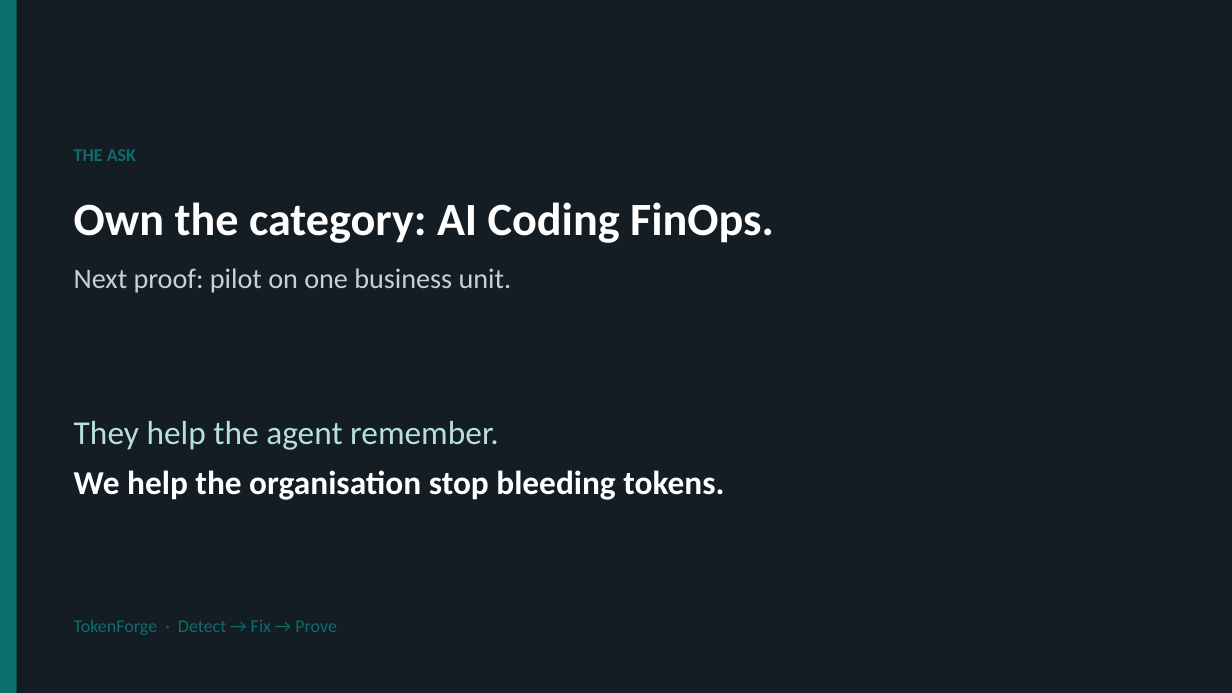
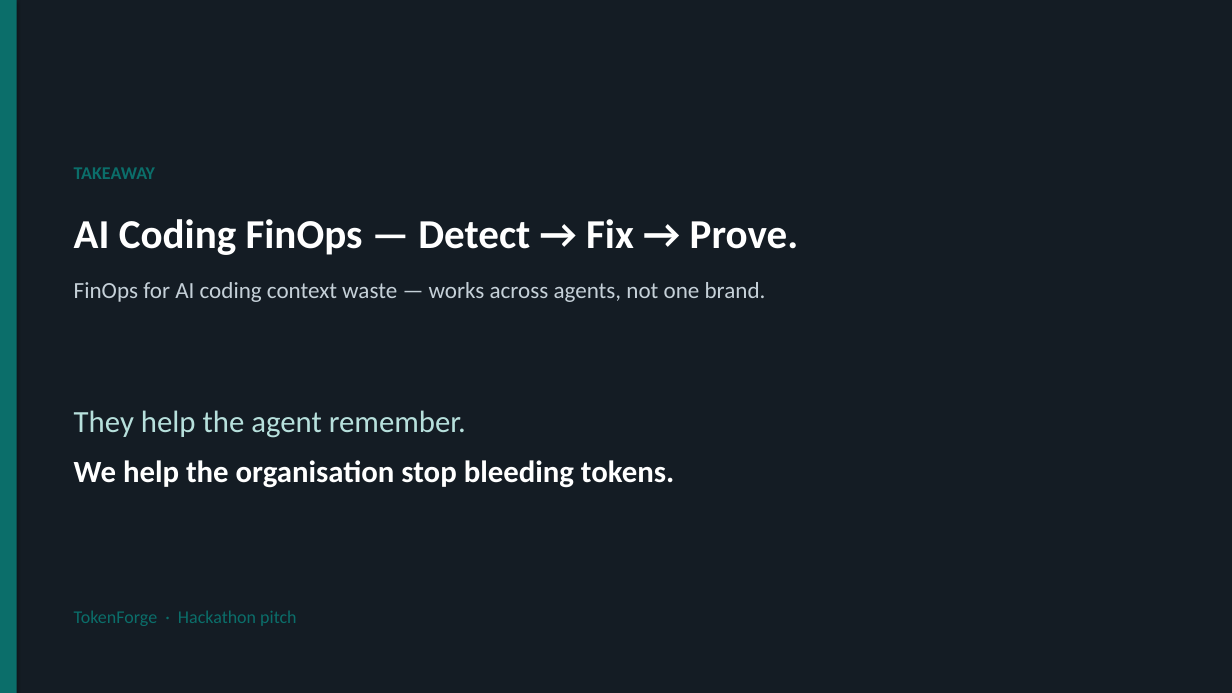
Before and after one commit to JordyNicholas/TokenForge, a slide deck: slide 10 of docs/pitch/TokenForge-Pitch.pptx. Drawn at 1232x693 pixels with LibreOffice and Linux fonts; fonts in the diff are those of the drawing. Boxes give left, top, right and bottom in pixels: in the first picture for what was removed or moved away, otherwise in the second. Text is boxed around its words. In the diff, an @@ line names an element or a change of style, - is before the commit and + after.

```diff
--- a/docs/pitch/TokenForge-Pitch.pptx
+++ b/docs/pitch/TokenForge-Pitch.pptx
@@ text at <box>74,167,155,179</box>: text changed @@
-THE ASK
+TAKEAWAY
@@ text at <box>74,219,799,302</box>: text changed; size 22 to 18 pt @@
-Own the category: AI Coding FinOps.
-Next proof: pilot on one business unit.
+AI Coding FinOps — Detect → Fix → Prove.
+FinOps for AI coding context waste — works across agents, not one brand.
@@ text "They help the agent remember.": place and size @@
-text "They help the agent remember." at <box>74,421,724,500</box>
+text "They help the agent remember." at <box>74,410,674,488</box>
@@ text "They help the agent remember." at <box>74,410,674,488</box>: size 26 to 24 pt; more space between paragraphs @@
@@ text at <box>74,611,296,626</box>: text changed @@
-TokenForge · Detect → Fix → Prove
+TokenForge · Hackathon pitch
```
Also in this commit, not shown: 9 other slides changed, 2 other files.
